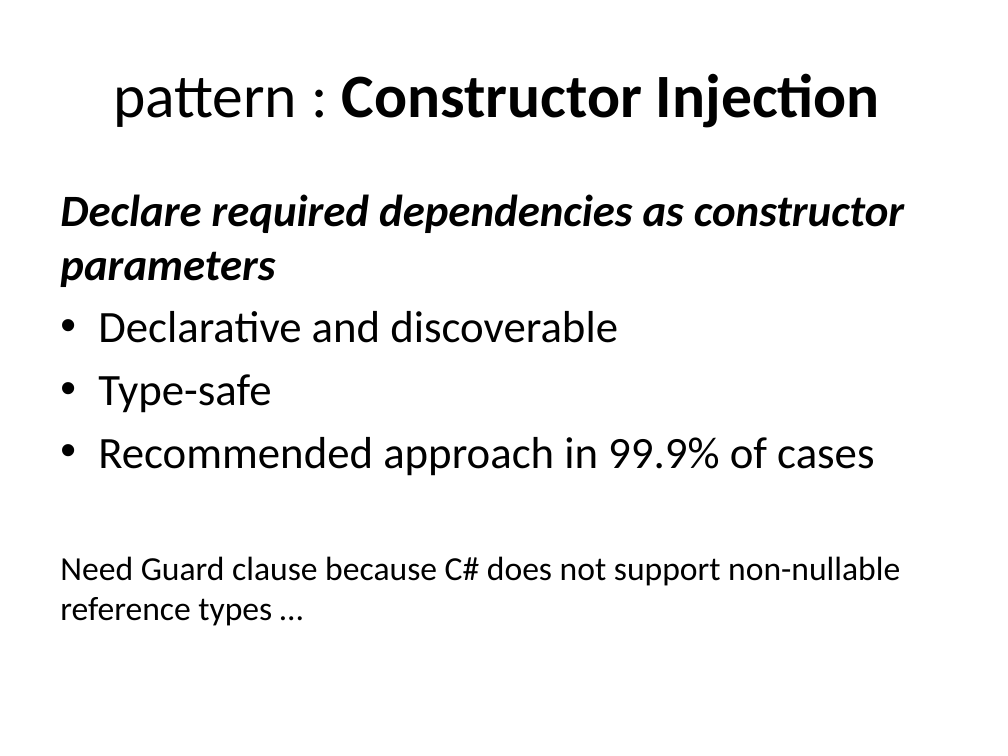
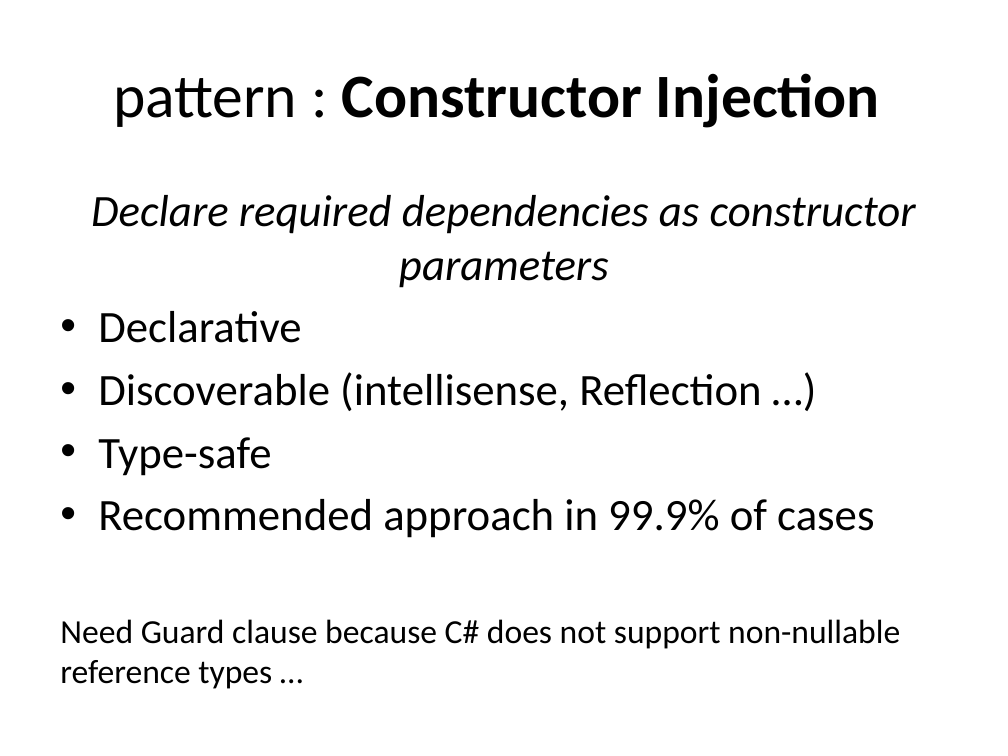
Before and after one commit to tsimbalar/DependencyInjectionTheRightWay, a slide deck: slide 25 of Dependency Injection - the right way.pptx. Drawn at 1008x756 pixels with LibreOffice and Linux fonts; fonts in the diff are those of the drawing. Boxes give left, top, right and bottom in pixels: in the first picture for what was removed or moved away, otherwise in the second. Text is boxed around its words. In the diff, an @@ line names an element or a change of style, - is before the commit and + after.

```diff
--- a/Dependency Injection - the right way.pptx
+++ b/Dependency Injection - the right way.pptx
@@ text at (x1=91, y1=195, x2=916, y2=288): bold off in "Declare required dependencies as constructor parameters"; alignment left to centre @@
@@ text at (x1=98, y1=311, x2=761, y2=411): text changed @@
-• Declarative and discoverable
+• Declarative
+• Discoverable (intellisense, Reflection …)
```
Also in this commit, not shown: 2 other slides changed, 3 slides added, 1 slide removed.
